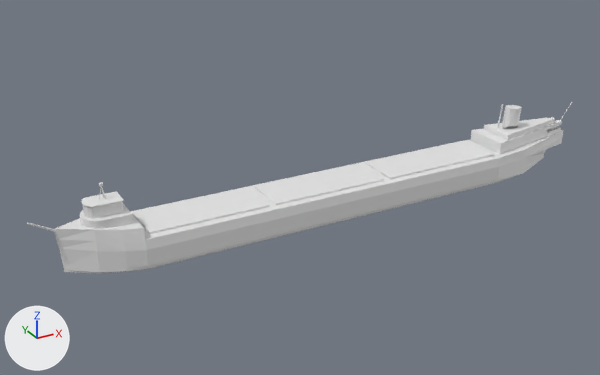
The Blender file laker.blend, before and after one commit.
Rendered twice from a 50 mm camera at (-110.2, -226.9, 122.7) aimed at (17.2, 4.9, 6.9). The axes (+X, +Y, +Z) are drawn at lower left. The lights are the same throughout.

The first picture shows 'Crew quarters', 'Cylinder', 'Hatch #1', 'Hatch #2', 'Hatch #3', 'Hull', 'Wheelhouse'.
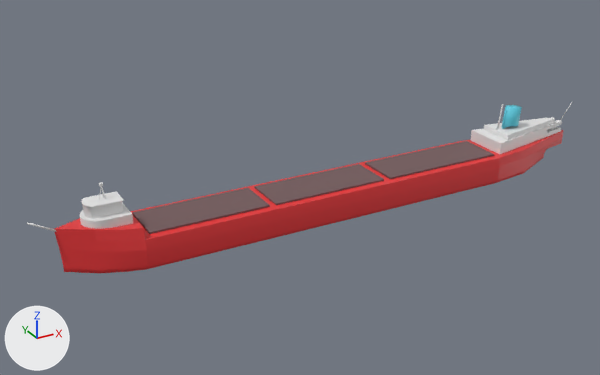
Edits to the bpy script that builds the scene:
```text
Add mat_funnel:
    mat_funnel = principled_material('Funnel')
    mat_funnel.base_color = (0.108, 0.645, 0.8)  # cyan #5cd2e7
Add mat_hatch:
    mat_hatch = principled_material('Hatch')
    mat_hatch.base_color = (0.168, 0.0953, 0.0988)  # brown #725759
Add mat_hull:
    mat_hull = principled_material('Hull')
    mat_hull.base_color = (0.8, 0.0347, 0.0385)  # red #e73437
Change me_cube:
    where me_cube.from_pydata(...)  # 91 vertices, 71 faces, 5 loose edges; spans x -1.56..1.83, y -1.22..0.74, z -4.29..10.42
    remove me_cube.materials.append(mat_material)  # white #e7e7e7
    add me_cube.materials.append(mat_hull)  # red #e73437
Change me_cube_003:
    where me_cube_003.from_pydata(...)  # 16 vertices, 5 faces, 6 loose edges; spans x -0.364..0.349, y -0.705..0.705, z -0.82..-0.092
    remove me_cube_003.materials.append(mat_material)  # white #e7e7e7
    add me_cube_003.materials.append(mat_hatch)  # brown #725759
Change me_cube_004:
    where me_cube_004.from_pydata(...)  # 8 vertices, 5 faces; spans x -0.386..0.426, y -0.731..0.678, z -0.277..0.468
    remove me_cube_004.materials.append(mat_material)  # white #e7e7e7
    add me_cube_004.materials.append(mat_hatch)  # brown #725759
Change me_cube_006:
    where me_cube_006.from_pydata(...)  # 16 vertices, 5 faces, 6 loose edges; spans x -0.348..0.341, y -0.705..0.705, z -0.728..0.0
    remove me_cube_006.materials.append(mat_material)  # white #e7e7e7
    add me_cube_006.materials.append(mat_hatch)  # brown #725759
Change me_cylinder:
    where me_cylinder.from_pydata(...)  # 16 vertices, 18 faces; spans x -1.66..0.57, y -1.0..1.0, z -3.01..-0.33
    add me_cylinder.materials.append(mat_funnel)  # cyan #5cd2e7
```

Location of each change, (x1, y1, x2, y2) in pixels of the pictures (600 x 375 px):
'Hull', recoloured (white to red): (54, 130, 563, 273) in both
'Hatch #1', recoloured (white to brown): (132, 188, 270, 234) in both
'Hatch #2', recoloured (white to brown): (254, 164, 384, 205) in both
'Hatch #3', recoloured (white to brown): (365, 141, 494, 179) in both
'Cylinder', recoloured (white to cyan): (501, 105, 522, 129) in both
